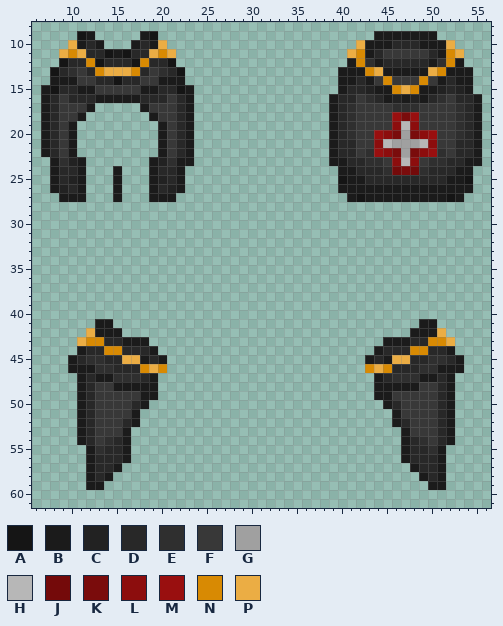
Pixel-art sprite, stored at Resources/Textures/SS220/Shitspawn/FractWarEbent/Clothing/Neck/Cloaks/s_cmo.rsi/equipped-NECK.png. The first picture shows the starting point.
The file is 64x64 pixels. Colours within 5 levels of each other are drawn and written as one. Shown: x 6..56, y 8..61. The old version is drawn lined up with the new one.
Palette (. is transparent): A #151515  B #1b1b1b  C #222222  D #282828  E #2f2f2f  F #383838  G #a0a0a0  H #b7b7b7  J #740a0a  K #7a0c0c  L #8c0d0d  M #990f0f  N #d88a03  P #ebad44
After the commit:
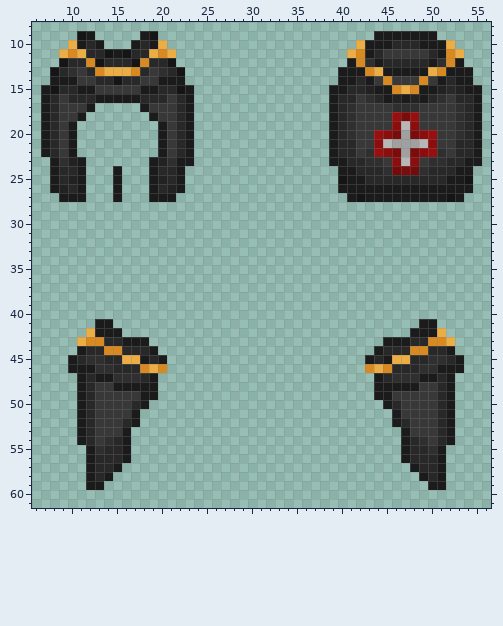
The exact change:
drawings rearranged on the sheet (the old picture shows each at its new place)
colour N: #d88a03 -> #d88a20
y 15: x 39 . -> B; x 55 . -> B
Where, in picture pixels (left, top, right, bottom), the same in both pictures:
changed: (68, 49, 167, 76)
changed: (329, 49, 482, 94)
changed: (86, 337, 167, 373)
changed: (365, 337, 446, 373)
